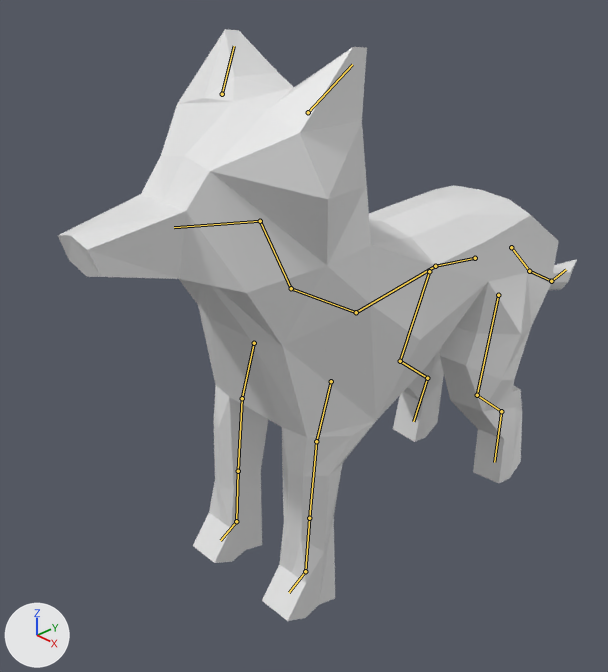
One commit to the Blender file art/model/wolf_model_0.1.blend: the scene before it, then after it.
Before and after are seen from a 50 mm camera at (8.78, -10.39, 5.84) aimed at (-0.82, -1.2, -0.74). The lights are fixed; the arrows at lower left show +X, +Y and +Z. The bones that bend it are drawn over the model as lines.

Objects in the first picture: 'wolfmesh'.
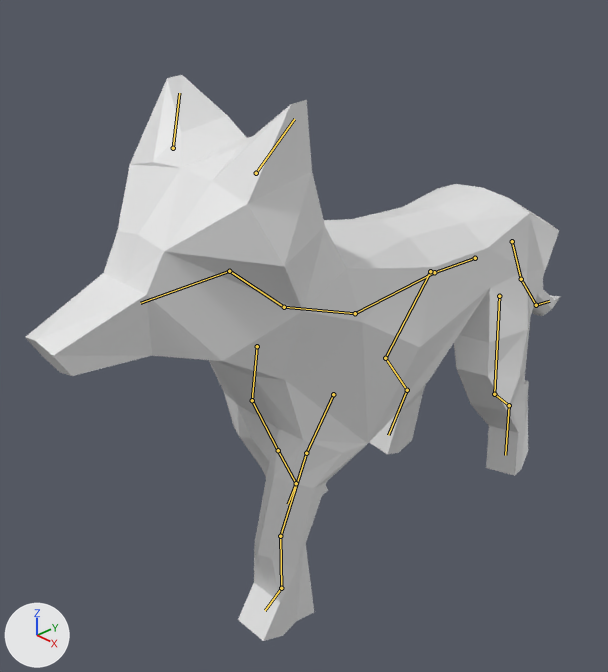
The newer file adds an action. The first version stands in its rest pose; the second is drawn at frame 0 of the action 'walk'.

Changed parts and their boxes [x1, y1, x2, y2] in the pictures (608 x 672 px):
'wolfmesh', posed: before [58, 29, 577, 621]; after [25, 75, 560, 641]
bone 'spine1.origin', root to tip: before (475, 258) to (435, 266); after (475, 258) to (434, 272)
bone 'spine2', root to tip: before (435, 266) to (356, 312); after (434, 272) to (355, 313)
bone 'spine3', root to tip: before (356, 312) to (291, 288); after (355, 313) to (284, 307)
bone 'neck', root to tip: before (291, 288) to (260, 221); after (284, 307) to (229, 271)
bone 'head', root to tip: before (260, 221) to (174, 227); after (229, 271) to (140, 303)
bone 'frontleg1.l', root to tip: before (331, 381) to (316, 441); after (333, 394) to (306, 453)
bone 'frontleg3.l', root to tip: before (309, 518) to (305, 571); after (280, 536) to (281, 588)
bone 'frontleg1.r', root to tip: before (254, 343) to (242, 398); after (257, 346) to (252, 400)
bone 'frontleg2.r', root to tip: before (242, 398) to (238, 471); after (252, 400) to (278, 450)
bone 'hindleg1.l', root to tip: before (498, 295) to (477, 395); after (499, 296) to (494, 394)
bone 'hindleg2.l', root to tip: before (477, 395) to (501, 411); after (494, 394) to (509, 405)
bone 'tail1', root to tip: before (511, 247) to (529, 271); after (512, 241) to (521, 279)
bone 'hindleg1.r', root to tip: before (429, 271) to (400, 361); after (430, 271) to (385, 358)
bone 'hindpaw.r', root to tip: before (427, 378) to (413, 421); after (407, 390) to (388, 435)

What the commit changed:
Bone 'spine1.origin' (bone_spine1_origin) turns from (0, 0, 0) to (6, 0, 0) degrees about its own x, y and z.
Bone 'spine2' (bone_spine2) turns from (0, 0, 0) to (-9, 0, 0) degrees about its own x, y and z.
Bone 'spine3' (bone_spine3) turns from (0, 0, 0) to (12, 0, 0) degrees about its own x, y and z.
Bone 'neck' (bone_neck) turns from (0, 0, 0) to (14, 0, 0) degrees about its own x, y and z.
Bone 'head' (bone_head) turns from (0, 0, 0) to (-13, 0, 0) degrees about its own x, y and z.
Bone 'frontleg1.l' (bone_frontleg1_l) turns from (0, 0, 0) to (-27, 0, 0) degrees about its own x, y and z.
Bone 'frontleg3.l' (bone_frontleg3_l) turns from (0, 0, 0) to (22, 0, 0) degrees about its own x, y and z.
Bone 'frontleg1.r' (bone_frontleg1_r) moves from (0.0, 0.0, 0.0) to (0.0, -0.16, -0.02).
Bone 'frontleg2.r' (bone_frontleg2_r) turns from (0, 0, 0) to (21, 0, 0) degrees about its own x, y and z.
Bone 'hindleg1.l' (bone_hindleg1_l) turns from (0, 0, 0) to (6, -12, -4) degrees about its own x, y and z.
Bone 'hindleg2.l' (bone_hindleg2_l) turns from (0, 0, 0) to (-8, 1, 1) degrees about its own x, y and z.
Bone 'tail1' (bone_tail1) turns from (0, 0, 0) to (-26, 0, 0) degrees about its own x, y and z.
Bone 'hindleg1.r' (bone_hindleg1_r) moves from (0.0, 0.0, 0.0) to (0.0, -0.01, 0.0).
Bone 'hindleg1.r' (bone_hindleg1_r) turns from (0, 0, 0) to (-22, 4, 2) degrees about its own x, y and z.
Bone 'hindpaw.r' (bone_hindpaw_r) turns from (0, 0, 0) to (6, -1, -1) degrees about its own x, y and z.
